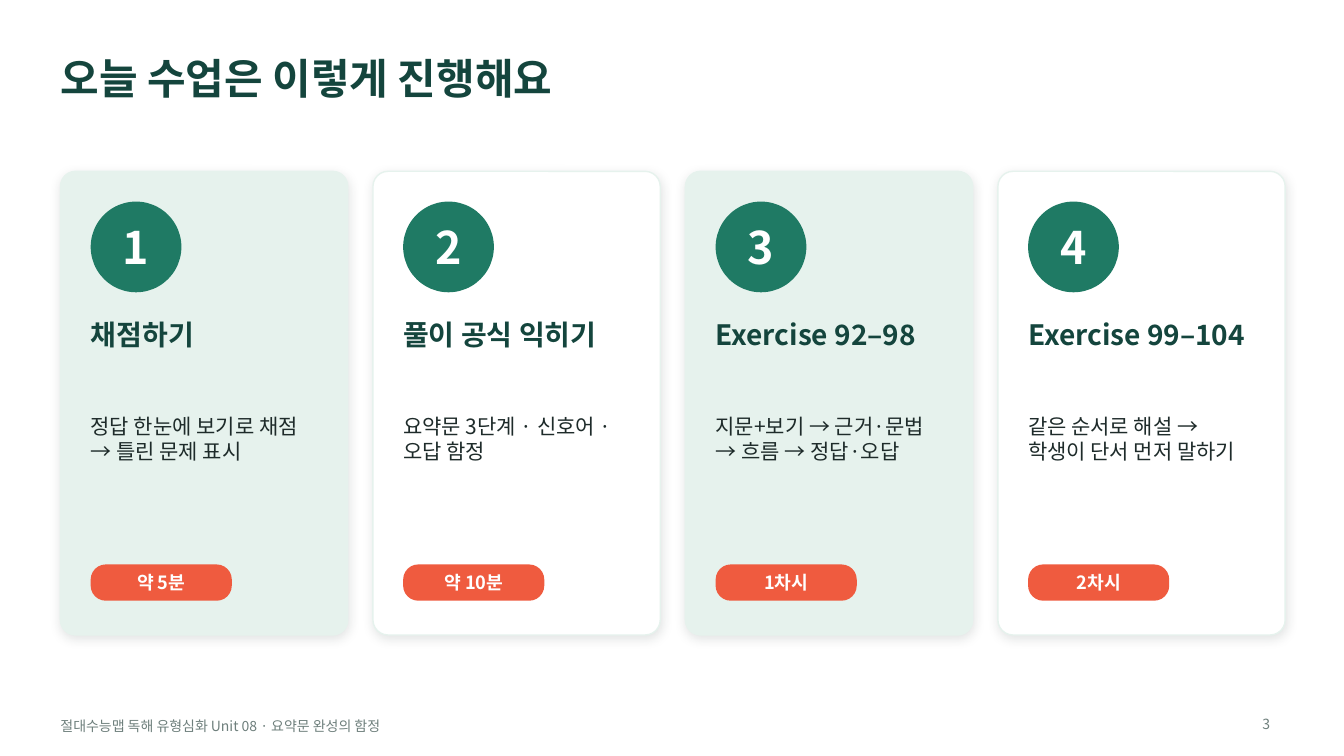
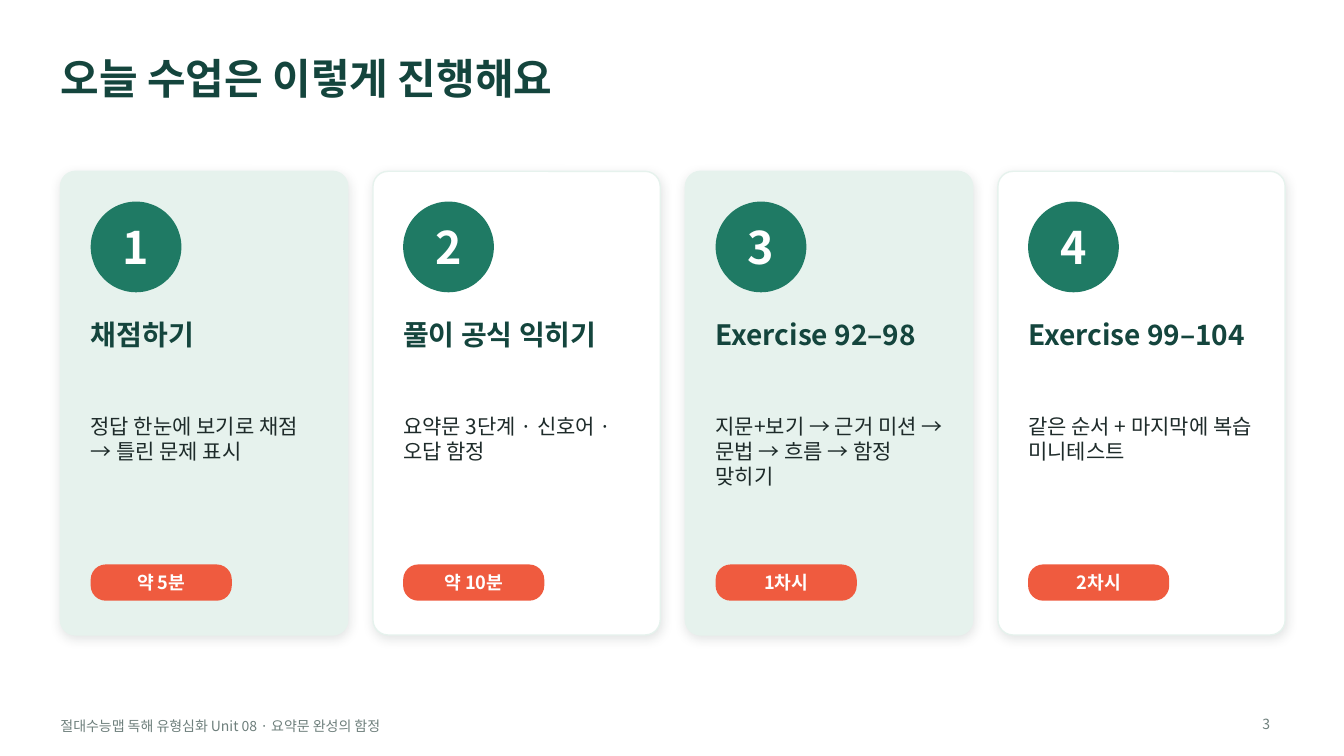
Before and after one commit to HUFSDavid/HUFSDavid, a slide deck: slide 3 of 절대수능맵_독해유형심화_Unit08_수업PPT.pptx. Drawn at 1344x756 pixels with LibreOffice and Linux fonts; fonts in the diff are those of the drawing. Boxes give left, top, right and bottom in pixels: in the first picture for what was removed or moved away, otherwise in the second. Text is boxed around its words. In the diff, an @@ line names an element or a change of style, - is before the commit and + after.

```diff
--- a/절대수능맵_독해유형심화_Unit08_수업PPT.pptx
+++ b/절대수능맵_독해유형심화_Unit08_수업PPT.pptx
@@ text at [716, 416, 917, 486]: text changed @@
-지문+보기 → 근거·문법 → 흐름 → 정답·오답
+지문+보기 → 근거 미션 → 문법 → 흐름 → 함정 맞히기
@@ text at [1028, 416, 1252, 461]: text changed @@
-같은 순서로 해설 → 학생이 단서 먼저 말하기
+같은 순서 + 마지막에 복습 미니테스트
```
Also in this commit, not shown: 39 other slides changed, 30 slides added, 5 other files.
